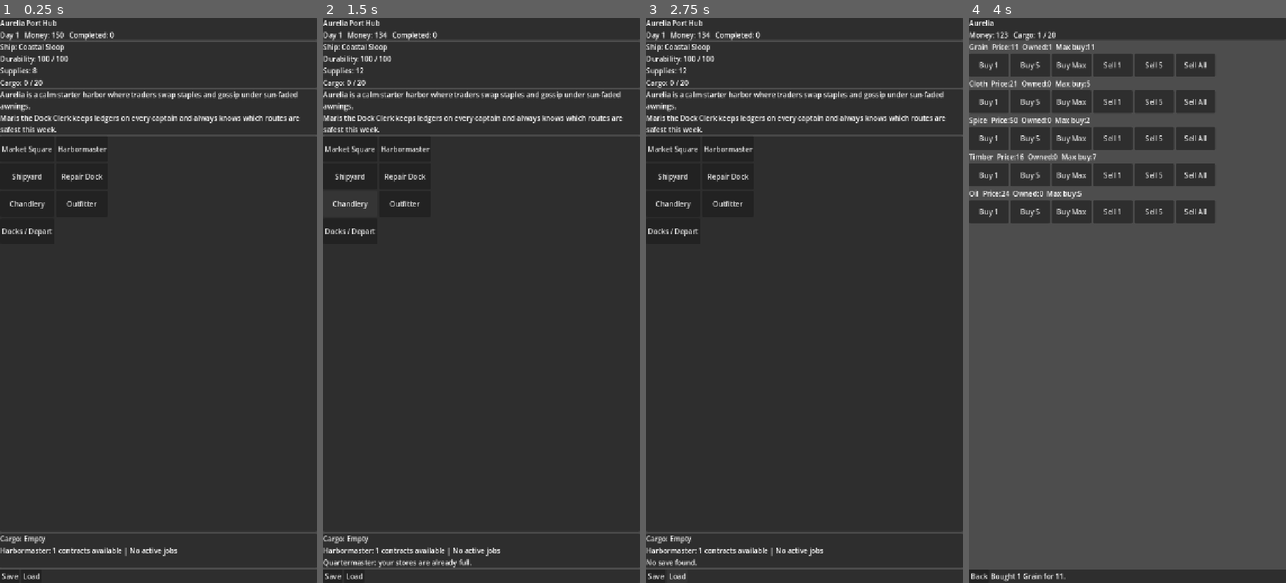
Above: before the commit, frames 1-4 (left to right).
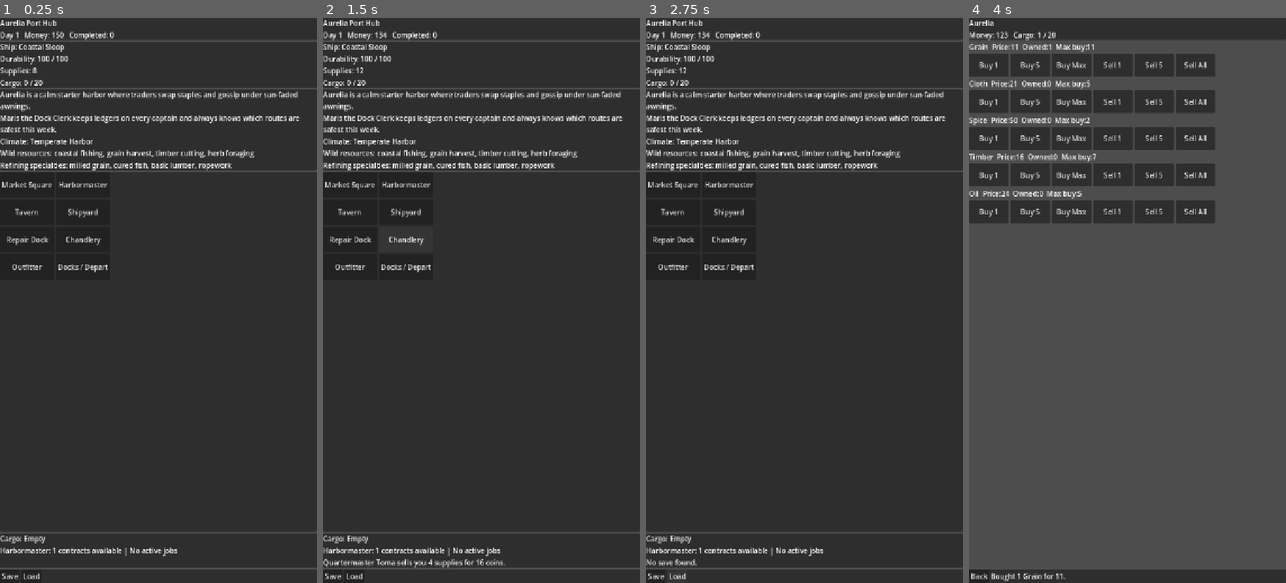
Above: after the commit, the same moments.

Repository: nwrowe/project-northwind
Game: Godot game, scene res://scenes/Main.tscn
The game is run twice, just before and just after one commit, with the same random seed, the same clock (stepped at 60 frames per second) and the same inputs.
Inputs (mouse positions are in pixels of both pictures, inside the frame that each line leads up to):
- Up to frame 1 (0.25 s): no input
- Up to frame 2 (1.5 s): click (351, 210) at 0.5 s, where only the run after the commit has a clickable "Tavern"; click "Chandlery" at 1.25 s
- Up to frame 3 (2.75 s): click "Load" at 2 s
- Up to frame 4 (4 s): click "Market Square" at 2.75 s; click "Buy 1" at 3.5 s

The runs differ from the first frame. In frame 1, 2.8% of the frame differs, in the area x 0-100%, y 20-45%; in frame 2, 3.1%, in the area x 0-100%, y 20-98%; in frame 3, 2.8%; in frame 4, nothing differs.
Error after the commit: Invalid call. Nonexistent function 'show_tavern_screen' in base 'Node (ScreenRouter.gd)'. (res://scripts/ui/PortScreen.gd:117)

Commit message:
Add climate foundation for ports and resource identity

Diff:
--- a/autoload/GameData.gd
+++ b/autoload/GameData.gd
@@ -7,6 +7,8 @@
 var events_list: Array = []
 var upgrades_list: Array = []
 var contracts_list: Array = []
+var rumors_list: Array = []
+var climates_list: Array = []
 
 var goods_by_id: Dictionary = {}
 var ports_by_id: Dictionary = {}
@@ -14,6 +16,7 @@
 var routes_by_id: Dictionary = {}
 var upgrades_by_id: Dictionary = {}
 var contracts_by_id: Dictionary = {}
+var climates_by_id: Dictionary = {}
 
 const GOODS_PATH := "res://data/goods.json"
 const PORTS_PATH := "res://data/ports.json"
@@ -22,6 +25,8 @@
 const EVENTS_PATH := "res://data/events.json"
 const UPGRADES_PATH := "res://data/upgrades.json"
 const CONTRACTS_PATH := "res://data/contracts.json"
+const RUMORS_PATH := "res://data/rumors.json"
+const CLIMATES_PATH := "res://data/climates.json"
 
 func load_all_data() -> void:
 	goods_list = JsonLoader.load_json(GOODS_PATH)
@@ -31,12 +36,15 @@
 	events_list = JsonLoader.load_json(EVENTS_PATH)
 	upgrades_list = JsonLoader.load_json(UPGRADES_PATH)
 	contracts_list = JsonLoader.load_json(CONTRACTS_PATH)
+	rumors_list = JsonLoader.load_json(RUMORS_PATH)
+	climates_list = JsonLoader.load_json(CLIMATES_PATH)
 
 	goods_by_id = _index_by_id(goods_list)
 	ports_by_id = _index_by_id(ports_list)
 	ships_by_id = _index_by_id(ships_list)
 	upgrades_by_id = _index_by_id(upgrades_list)
 	contracts_by_id = _index_by_id(contracts_list)
+	climates_by_id = _index_by_id(climates_list)
 
 	routes_list = _expand_bidirectional_routes(routes_list)
 	routes_by_id = _index_by_id(routes_list)
@@ -76,6 +84,9 @@
 func get_upgrade(id: String) -> Dictionary:
 	return upgrades_by_id.get(id, {})
 
+func get_climate(id: String) -> Dictionary:
+	return climates_by_id.get(id, {})
+
 func get_routes_from(port_id: String) -> Array:
 	var results: Array = []
 	for route in routes_list:
@@ -89,3 +100,10 @@
 		if contract.get("source_port", "") == port_id:
 			results.append(contract)
 	return results
+
+func get_rumors_for_port(port_id: String) -> Array:
+	var results: Array = []
+	for rumor in rumors_list:
+		if str(rumor.get("port_id", "")) == port_id:
+			results.append(rumor)
+	return results
--- /dev/null
+++ b/data/climates.json
@@ -0,0 +1,37 @@
+[
+  {
+    "id": "temperate_harbor",
+    "name": "Temperate Harbor",
+    "description": "Mild seasons, workable forests, and reliable fishing make this climate flexible and forgiving.",
+    "resource_bias": ["fish", "grain", "timber", "herbs"],
+    "refining_bias": ["milled grain", "cured fish", "basic lumber", "ropework"]
+  },
+  {
+    "id": "woven_hinterland_coast",
+    "name": "Woven Hinterland Coast",
+    "description": "River-fed flats and textile farming support cloth, dyes, and traded staples.",
+    "resource_bias": ["flax", "grain", "fish", "dye plants"],
+    "refining_bias": ["cloth", "sailcloth", "dyed textiles", "oils"]
+  },
+  {
+    "id": "arid_spice_coast",
+    "name": "Arid Spice Coast",
+    "description": "Dry heat, mineral ground, and caravan trade favor spice, salt, and high-value goods.",
+    "resource_bias": ["spice plants", "salt", "stone", "goat game"],
+    "refining_bias": ["spice blends", "preserved meats", "stonework", "perfumed oils"]
+  },
+  {
+    "id": "delta_marsh",
+    "name": "Delta Marsh",
+    "description": "Wet channels and brackish shallows reward patient fishers, gatherers, and practical traders.",
+    "resource_bias": ["fish", "reeds", "oilseed", "waterfowl"],
+    "refining_bias": ["lamp oil", "reed fiber", "salted fish", "basketry"]
+  },
+  {
+    "id": "luxury_isles",
+    "name": "Luxury Isles",
+    "description": "Warm island waters and elite demand encourage rare goods, fine processing, and prestige cargo.",
+    "resource_bias": ["pearls", "rare herbs", "fine fish", "citrus"],
+    "refining_bias": ["luxury preserves", "fine oils", "dyes", "ornamental goods"]
+  }
+]
--- a/data/ports.json
+++ b/data/ports.json
@@ -2,6 +2,9 @@
   {
     "id": "aurelia",
     "name": "Aurelia",
+    "climate_id": "temperate_harbor",
+    "gathering_options": ["coastal fishing", "grain harvest", "timber cutting", "herb foraging"],
+    "refining_options": ["milled grain", "cured fish", "basic lumber", "ropework"],
     "goods_modifiers": {
       "grain": 0.90,
       "cloth": 1.05,
@@ -16,6 +19,9 @@
   {
     "id": "varenna",
     "name": "Varenna",
+    "climate_id": "woven_hinterland_coast",
+    "gathering_options": ["flax farming", "net fishing", "grain harvest", "dye plant gathering"],
+    "refining_options": ["cloth weaving", "sailcloth", "dyed textiles", "pressed oils"],
     "goods_modifiers": {
       "grain": 1.05,
       "cloth": 0.88,
@@ -30,6 +36,9 @@
   {
     "id": "cyr_port",
     "name": "Cyr Port",
+    "climate_id": "arid_spice_coast",
+    "gathering_options": ["spice harvest", "salt scraping", "stone quarrying", "goat hunting"],
+    "refining_options": ["spice blends", "preserved meats", "stone blocks", "perfumed oils"],
     "goods_modifiers": {
       "grain": 1.10,
       "cloth": 1.00,
@@ -44,6 +53,9 @@
   {
     "id": "marsa_quay",
     "name": "Marsa Quay",
+    "climate_id": "delta_marsh",
+    "gathering_options": ["marsh fishing", "reed cutting", "oilseed harvest", "waterfowl hunting"],
+    "refining_options": ["lamp oil", "reed fiber", "salted fish", "woven basketry"],
     "goods_modifiers": {
       "grain": 0.82,
       "cloth": 1.10,
@@ -58,6 +70,9 @@
   {
     "id": "thalos",
     "name": "Thalos",
+    "climate_id": "luxury_isles",
+    "gathering_options": ["fine fishing", "rare herb picking", "pearl diving", "citrus harvest"],
+    "refining_options": ["luxury preserves", "fine oils", "decorative dyes", "ornamental goods"],
     "goods_modifiers": {
       "grain": 1.15,
       "cloth": 1.02,
--- a/scenes/port/PortScreen.tscn
+++ b/scenes/port/PortScreen.tscn
@@ -71,6 +71,21 @@
 text = "NPC flavor"
 autowrap_mode = 3
 
+[node name="ClimateLabel" type="Label" parent="VBoxContainer/TownPanel/VBoxContainer"]
+layout_mode = 2
+text = "Climate"
+autowrap_mode = 3
+
+[node name="GatheringLabel" type="Label" parent="VBoxContainer/TownPanel/VBoxContainer"]
+layout_mode = 2
+text = "Gathering"
+autowrap_mode = 3
+
+[node name="RefiningLabel" type="Label" parent="VBoxContainer/TownPanel/VBoxContainer"]
+layout_mode = 2
+text = "Refining"
+autowrap_mode = 3
+
 [node name="ServicePanel" type="PanelContainer" parent="VBoxContainer"]
 layout_mode = 2
 size_flags_vertical = 3
@@ -88,6 +103,11 @@
 layout_mode = 2
 custom_minimum_size = Vector2(0, 58)
 text = "Harbormaster"
+
+[node name="TavernButton" type="Button" parent="VBoxContainer/ServicePanel/GridContainer"]
+layout_mode = 2
+custom_minimum_size = Vector2(0, 58)
+text = "Tavern"
 
 [node name="ShipyardButton" type="Button" parent="VBoxContainer/ServicePanel/GridContainer"]
 layout_mode = 2
--- /dev/null
+++ b/scripts/systems/ClimateSystem.gd
@@ -0,0 +1,36 @@
+class_name ClimateSystem
+extends RefCounted
+
+func get_current_port_profile() -> Dictionary:
+	var port: Dictionary = GameData.get_port(GameState.current_port_id)
+	var climate: Dictionary = GameData.get_climate(str(port.get("climate_id", "")))
+	return {
+		"port": port,
+		"climate": climate,
+		"gathering_options": port.get("gathering_options", []),
+		"refining_options": port.get("refining_options", []),
+	}
+
+func get_climate_name_for_current_port() -> String:
+	var profile: Dictionary = get_current_port_profile()
+	var climate: Dictionary = profile.get("climate", {})
+	return str(climate.get("name", "Unclassified Climate"))
+
+func get_climate_description_for_current_port() -> String:
+	var profile: Dictionary = get_current_port_profile()
+	var climate: Dictionary = profile.get("climate", {})
+	return str(climate.get("description", "No climate profile recorded yet."))
+
+func get_gathering_summary_for_current_port() -> String:
+	var profile: Dictionary = get_current_port_profile()
+	var gathering: Array = profile.get("gathering_options", [])
+	if gathering.is_empty():
+		return "No known gathering opportunities yet."
+	return ", ".join(gathering)
+
+func get_refining_summary_for_current_port() -> String:
+	var profile: Dictionary = get_current_port_profile()
+	var refining: Array = profile.get("refining_options", [])
+	if refining.is_empty():
+		return "No known refining specialties yet."
+	return ", ".join(refining)
--- a/scripts/ui/PortScreen.gd
+++ b/scripts/ui/PortScreen.gd
@@ -1,6 +1,7 @@
 extends Control
 
 var contract_system := ContractSystem.new()
+var climate_system := ClimateSystem.new()
 
 const PORT_FLAVOR := {
 	"aurelia": {
@@ -33,6 +34,9 @@
 @onready var cargo_label = $VBoxContainer/StatusPanel/VBoxContainer/CargoLabel
 @onready var local_flavor_label = $VBoxContainer/TownPanel/VBoxContainer/LocalFlavorLabel
 @onready var npc_label = $VBoxContainer/TownPanel/VBoxContainer/NpcLabel
+@onready var climate_label = $VBoxContainer/TownPanel/VBoxContainer/ClimateLabel
+@onready var gathering_label = $VBoxContainer/TownPanel/VBoxContainer/GatheringLabel
+@onready var refining_label = $VBoxContainer/TownPanel/VBoxContainer/RefiningLabel
 @onready var cargo_summary_label = $VBoxContainer/SummaryPanel/VBoxContainer/CargoSummaryLabel
 @onready var contract_summary_label = $VBoxContainer/SummaryPanel/VBoxContainer/ContractSummaryLabel
 @onready var action_status_label = $VBoxContainer/SummaryPanel/VBoxContainer/ActionStatusLabel
@@ -40,6 +44,7 @@
 func _ready() -> void:
 	$VBoxContainer/ServicePanel/GridContainer/MarketButton.pressed.connect(_on_market_pressed)
 	$VBoxContainer/ServicePanel/GridContainer/ContractsButton.pressed.connect(_on_contracts_pressed)
+	$VBoxContainer/ServicePanel/GridContainer/TavernButton.pressed.connect(_on_tavern_pressed)
 	$VBoxContainer/ServicePanel/GridContainer/ShipyardButton.pressed.connect(_on_shipyard_pressed)
 	$VBoxContainer/ServicePanel/GridContainer/RepairButton.pressed.connect(_on_repair_pressed)
 	$VBoxContainer/ServicePanel/GridContainer/ResupplyButton.pressed.connect(_on_resupply_pressed)
@@ -68,6 +73,9 @@
 	cargo_label.text = "Cargo: %d / %d" % [GameState.get_current_cargo_used(), GameState.get_effective_cargo_capacity()]
 	local_flavor_label.text = str(flavor.get("overview", ""))
 	npc_label.text = str(flavor.get("npc", ""))
+	climate_label.text = "Climate: %s" % climate_system.get_climate_name_for_current_port()
+	gathering_label.text = "Wild resources: %s" % climate_system.get_gathering_summary_for_current_port()
+	refining_label.text = "Refining specialties: %s" % climate_system.get_refining_summary_for_current_port()
 	cargo_summary_label.text = "Cargo: %s" % _build_cargo_summary()
 	contract_summary_label.text = _build_contract_summary()
 
@@ -105,6 +113,9 @@
 func _on_contracts_pressed() -> void:
 	ScreenRouter.show_contract_screen()
 
+func _on_tavern_pressed() -> void:
+	ScreenRouter.show_tavern_screen()
+
 func _on_shipyard_pressed() -> void:
 	ScreenRouter.show_shipyard_screen()
 
